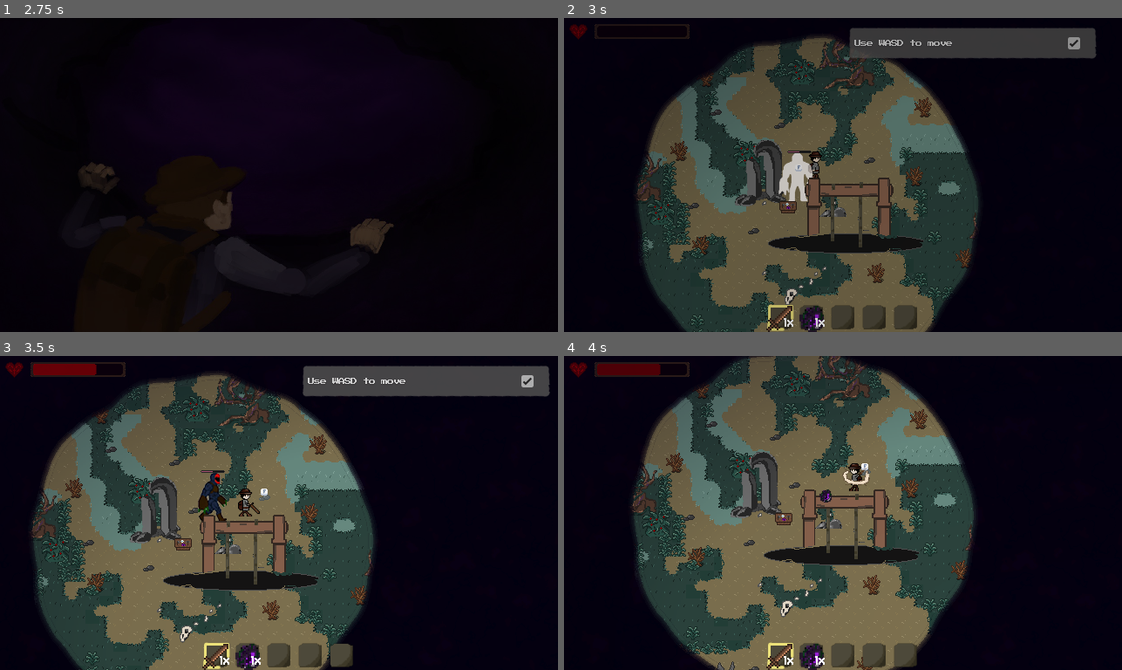
Above: before the commit, frames 1-4 (two rows, left to right).
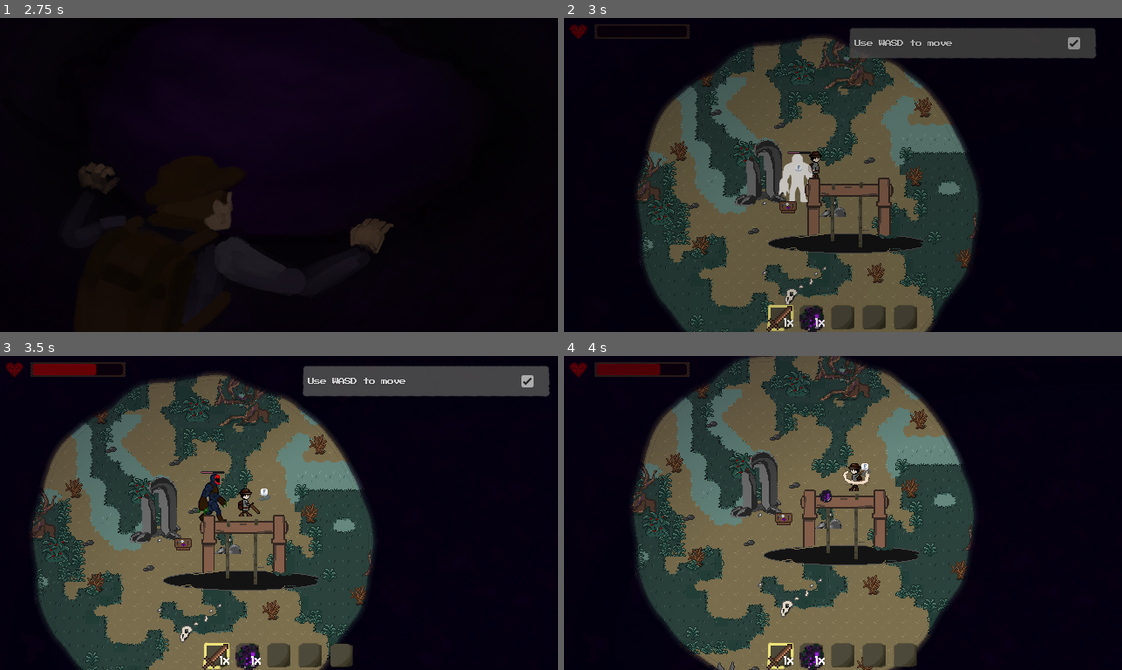
Above: after the commit, the same moments.

Repository: TimoRoggel/EverDark
Game: Godot game, scene res://UI/Main menu/main_menu.tscn
The game is run twice, just before and just after one commit, with the same random seed, the same clock (stepped at 60 frames per second) and the same inputs. The engine's default icon, where the game draws it, is replaced by a stand-in: a white triangle on a blue panel in a dark square. Sound files missing from this copy of the repository are replaced by a short silence.
Inputs (mouse positions are in pixels of both pictures, inside the frame that each line leads up to):
- Up to frame 1 (2.75 s): click "Start a new game" at 0.5 s; click "Start a new game" at 1.25 s; click "OK" at 2 s
- Up to frame 2 (3 s): tap Enter at 2.75 s; move the mouse to (965, 159) at 2.77 s; hold D (right) from 2.78 s (still down); tap R (eat) at 2.85 s; click (965, 159) at 2.92 s
- Up to frame 3 (3.5 s): keep holding D (right)
- Up to frame 4 (4 s): release D (right) at 3.5 s; drag from (731, 528) to (803, 582) at 3.52 s

Frame 1 is identical in both runs. In frame 2, 0.1% of the frame differs, in the area x 38-45%, y 42-59%; in frame 3, 0.2%, in the area x 35-62%, y 6-53%; in frame 4, less than 0.1%.

Commit message:
Make enemies use navigation agents for pathfinding

Diff:
--- a/scenes/characters/metal.tscn
+++ b/scenes/characters/metal.tscn
@@ -55,3 +55,9 @@
 position = Vector2(0, -5)
 texture = ExtResource("6_urmkj")
 offset = Vector2(0, -3)
+
+[node name="obstacle" type="NavigationObstacle2D" parent="."]
+position = Vector2(0, -6)
+radius = 12.0
+affect_navigation_mesh = true
+carve_navigation_mesh = true
--- a/scenes/characters/stone.tscn
+++ b/scenes/characters/stone.tscn
@@ -57,3 +57,9 @@
 script = ExtResource("7_mw0h4")
 textures = Array[Texture2D]([ExtResource("6_fbqax"), ExtResource("8_1jhnp")])
 metadata/_custom_type_script = "uid://m6vcvhqhntsq"
+
+[node name="obstacle" type="NavigationObstacle2D" parent="."]
+position = Vector2(0, -3)
+radius = 12.0
+affect_navigation_mesh = true
+carve_navigation_mesh = true
--- a/scenes/characters/tree.tscn
+++ b/scenes/characters/tree.tscn
@@ -70,3 +70,9 @@
 texture = ExtResource("6_nu063")
 offset = Vector2(0, -24)
 region_rect = Rect2(4, 36, 59, 58)
+
+[node name="obstacle" type="NavigationObstacle2D" parent="."]
+position = Vector2(0, -14)
+radius = 24.0
+affect_navigation_mesh = true
+carve_navigation_mesh = true
--- a/scenes/levels/world.tscn
+++ b/scenes/levels/world.tscn
@@ -19,6 +19,7 @@
 [ext_resource type="Script" path="res://scripts/tools/runnables/lore_note_runnable.gd" id="12_xidr1"]
 [ext_resource type="AudioStream" uid="uid://dyklopfm0j5up" path="res://audio/ambience/forest_ambience_0.wav" id="14_8c33x"]
 [ext_resource type="TileSet" uid="uid://cyqg6ktxfoknu" path="res://resources/tile_set.tres" id="14_q418o"]
+[ext_resource type="Script" uid="uid://cjxo6ci4ie85c" path="res://scripts/tools/game_map.gd" id="17_8cjxf"]
 [ext_resource type="PackedScene" uid="uid://ccwvv1mhn4g3q" path="res://scenes/characters/tall_enemy.tscn" id="20_px3xn"]
 
 [sub_resource type="Environment" id="Environment_w2p53"]
@@ -28,10 +29,6 @@
 glow_enabled = true
 glow_bloom = 1.0
 
-[sub_resource type="ShaderMaterial" id="ShaderMaterial_8cjxf"]
-shader = ExtResource("10_q418o")
-shader_parameter/highlighted = false
-
 [sub_resource type="ShaderMaterial" id="ShaderMaterial_jtmcs"]
 shader = ExtResource("10_q418o")
 shader_parameter/highlighted = false
@@ -40,6 +37,10 @@
 shader = ExtResource("10_q418o")
 shader_parameter/highlighted = false
 
+[sub_resource type="ShaderMaterial" id="ShaderMaterial_yywnm"]
+shader = ExtResource("10_q418o")
+shader_parameter/highlighted = false
+
 [node name="world" type="Node2D"]
 z_as_relative = false
 y_sort_enabled = true
@@ -51,7 +52,7 @@
 [node name="WorldEnvironment" type="WorldEnvironment" parent="."]
 environment = SubResource("Environment_w2p53")
 
-[node name="hole" parent="." instance=ExtResource("8_dp8al")]
+[node name="hole" parent="." groups=["map_nav"] instance=ExtResource("8_dp8al")]
 position = Vector2(58.55, 33.99)
 
 [node name="world_assets" type="Node2D" parent="."]
@@ -2395,10 +2396,10 @@
 z_as_relative = false
 y_sort_enabled = true
 
-[node name="rock1" parent="world_assets/rocks" instance=ExtResource("4_xidr1")]
+[node name="rock1" parent="world_assets/rocks" groups=["map_nav"] instance=ExtResource("4_xidr1")]
 position = Vector2(-236, -71)
 
-[node name="rock2" parent="world_assets/rocks" instance=ExtResource("4_xidr1")]
+[node name="rock2" parent="world_assets/rocks" groups=["map_nav"] instance=ExtResource("4_xidr1")]
 position = Vector2(-397, -232)
 
 [node name="rock3" parent="world_assets/rocks" instance=ExtResource("4_xidr1")]
@@ -2587,7 +2588,7 @@
 [node name="tree14" parent="world_assets/tree" instance=ExtResource("7_pj0xw")]
 position = Vector2(-297, 39)
 
-[node name="tree15" parent="world_assets/tree" instance=ExtResource("7_pj0xw")]
+[node name="tree15" parent="world_assets/tree" groups=["map_nav"] instance=ExtResource("7_pj0xw")]
 position = Vector2(56, -138)
 
 [node name="tree16" parent="world_assets/tree" instance=ExtResource("7_pj0xw")]
@@ -2737,6 +2738,8 @@
 z_as_relative = false
 y_sort_enabled = true
 position = Vector2(-780.5, -820.5)
+script = ExtResource("17_8cjxf")
+metadata/_custom_type_script = "uid://cjxo6ci4ie85c"
 
 [node name="map" type="TileMapLayer" parent="world"]
 z_index = -1
--- a/scripts/characters/enemy/enemy_controller.gd
+++ b/scripts/characters/enemy/enemy_controller.gd
@@ -5,7 +5,6 @@
 @export var attack_distance: float = 48.0
 @export var predictive_attacking: bool = false
 @export var stuck_velocity_threshold: float = 5.0
-@export var stuck_time_before_unstuck: float = 0.5
 
 var target: TargetComponent = null
 var attack: SpawnAttackComponent = null
@@ -14,7 +13,6 @@
 var animation: AnimationComponent = null
 
 var charging: bool = false
-var stuck_time: float = 0.0
 
 func _init() -> void:
 	flags = CharacterFlags.Enemy
@@ -36,7 +34,6 @@
 	var current_target: CharacterController = get_target()
 	var angle_to_target: float = 0.0
 	var distance: float = INF
-	var vel: Vector2 = get_real_velocity()
 	if current_target:
 		var intercept_angle: float = prediction_angle()
 		if intercept_angle != 0.0 && predictive_attacking:
@@ -46,7 +43,7 @@
 		distance = distance_to_target()
 		if !charging:
 			attack.attack_angle = angle_to_target
-			movement.desired_movement = Vector2.from_angle(angle_to_target)
+			movement.desired_movement = target.get_target_direction()
 		else:
 			movement.desired_movement = Vector2.ZERO
 		if !charging && attack.can_attack() && distance <= attack_distance:
@@ -58,21 +55,8 @@
 			movement.desired_movement = Vector2.ZERO
 			if distance <= min_distance_to_target * 0.5:
 				movement.desired_movement = -Vector2.from_angle(angle_to_target)
-		if movement.desired_movement.length() > 0.1 && distance > min_distance_to_target:
-			if vel.length() < stuck_velocity_threshold:
-				stuck_time += delta
-			else:
-				stuck_time = 0.0
-			if stuck_time >= stuck_time_before_unstuck:
-				var dir: Vector2 = Vector2.from_angle(angle_to_target)
-				var side: float = (1.0 if randf() > 0.5 else -1.0)
-				movement.desired_movement = dir.rotated(side * PI * 0.5)
-				stuck_time = 0.0
-		else:
-			stuck_time = 0.0
 	else:
 		movement.desired_movement = Vector2.ZERO
-		stuck_time = 0.0
 	if animation:
 		animation.direction = Vector2.from_angle(angle_to_target) if movement.desired_movement.is_zero_approx() else movement.desired_movement
 		animation.should_flip = animation.direction.x < 0.0
--- a/scripts/components/target_component.gd
+++ b/scripts/components/target_component.gd
@@ -16,6 +16,8 @@
 
 var area: Area2D = null
 var shape: CollisionShape2D = null
+var agent: NavigationAgent2D = NavigationAgent2D.new()
+var obstacle: NavigationObstacle2D = NavigationObstacle2D.new()
 
 signal target_changed
 
@@ -28,6 +30,8 @@
 	draw_circle(Vector2.ZERO, radius, Color(0.305, 0.87, 0.646, 0.502))
 
 func _enter() -> void:
+	if Engine.is_editor_hint():
+		return
 	area = Area2D.new()
 	add_child(area)
 	area.body_entered.connect(on_body_entered)
@@ -36,12 +40,26 @@
 	shape.shape = CircleShape2D.new()
 	shape.shape.radius = radius
 	area.add_child(shape)
+	agent.avoidance_enabled = true
+	agent.neighbor_distance = 120.0
+	agent.radius = 16.0
+	agent.max_neighbors = 5
+	add_child(agent)
+	obstacle.radius = 12.0
+	add_child(obstacle)
 
 func _update(_delta: float) -> void:
-	pass
+	if !target:
+		return
+	agent.target_position = target.global_position
 
 func _exit() -> void:
 	pass
+
+func get_target_direction() -> Vector2:
+	if agent.is_target_reached():
+		return Vector2.ZERO
+	return global_position.direction_to(agent.get_next_path_position())
 
 func on_body_entered(body: Node) -> void:
 	if body == controller:
--- /dev/null
+++ b/scripts/tools/game_map.gd
@@ -0,0 +1,70 @@
+class_name GameMap extends Node2D
+
+const NAV_BORDER: int = 8
+
+var layers: Array[TileMapLayer] = []
+var area: Area2D = null
+var navigation: NavigationRegion2D = null
+
+func _ready() -> void:
+	await get_layers()
+	create_area()
+	await get_tree().physics_frame
+	create_navigation()
+
+func get_layers(p: Node = self) -> void:
+	for c: Node in p.get_children():
+		if is_instance_of(c, TileMapLayer):
+			layers.append(c)
+			if !c.is_node_ready():
+				await c.ready
+		if c.get_child_count() > 0:
+			get_layers(c)
+
+func create_area() -> void:
+	var region: Rect2 = get_region()
+	area = Area2D.new()
+	add_child(area)
+	var shape: CollisionShape2D = CollisionShape2D.new()
+	shape.shape = RectangleShape2D.new()
+	shape.shape.size = region.size
+	shape.debug_color = Color(0.5, 0.2, 0.1, 0.1)
+	area.add_child(shape)
+	area.position = region.position + region.size * 0.5
+
+func create_navigation() -> void:
+	var region: Rect2 = get_region()
+	navigation = NavigationRegion2D.new()
+	var polygon: NavigationPolygon = NavigationPolygon.new()
+	var vertices: PackedVector2Array = PackedVector2Array([region.position - Vector2(NAV_BORDER,NAV_BORDER),Vector2(region.end.x,region.position.y) + Vector2(NAV_BORDER,-NAV_BORDER),region.end + Vector2(NAV_BORDER,NAV_BORDER),Vector2(region.position.x, region.end.y) - Vector2(NAV_BORDER,-NAV_BORDER)])
+	polygon.add_outline(vertices)
+	polygon.agent_radius = NAV_BORDER
+	polygon.source_geometry_mode = NavigationPolygon.SOURCE_GEOMETRY_GROUPS_WITH_CHILDREN
+	polygon.cell_size = 2.0
+	polygon.border_size = 32
+	var group_name := "map_nav"
+	polygon.source_geometry_group_name = group_name
+	set_layers_group(group_name)
+	add_child(navigation)
+	NavigationServer2D.map_set_cell_size(navigation.get_navigation_map(), polygon.cell_size)
+	if !navigation.is_inside_tree():
+		await navigation.tree_entered
+	NavigationServer2D.bake_from_source_geometry_data(polygon, NavigationMeshSourceGeometryData2D.new(), func() -> void:
+		navigation.navigation_polygon = polygon
+	)
+	navigation.bake_navigation_polygon()
+	await navigation.bake_finished
+
+func get_region() -> Rect2:
+	var region: Rect2 = Rect2(Vector2.ZERO, Vector2.ZERO)
+	for layer: TileMapLayer in layers:
+		var used: Rect2 = Rect2(layer.get_used_rect())
+		used.position *= Vector2(layer.tile_set.tile_size)
+		used.size *= Vector2(layer.tile_set.tile_size)
+		if used.size > region.size:
+			region = used
+	return region
+
+func set_layers_group(group: String) -> void:
+	for layer: TileMapLayer in layers:
+		layer.add_to_group(group)
Not shown: 4 places in scenes/levels/world.tscn that only renumber resources
Not shown, added: scripts/tools/game_map.gd.uid
